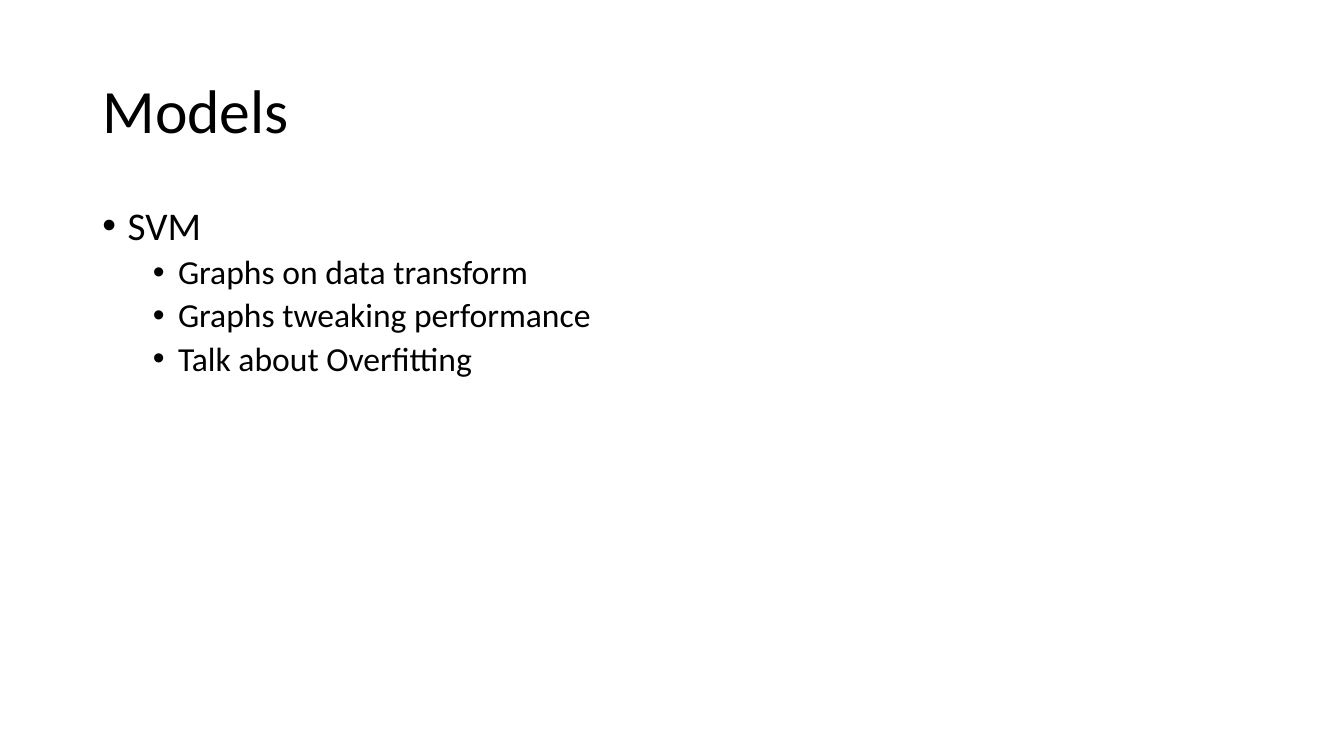
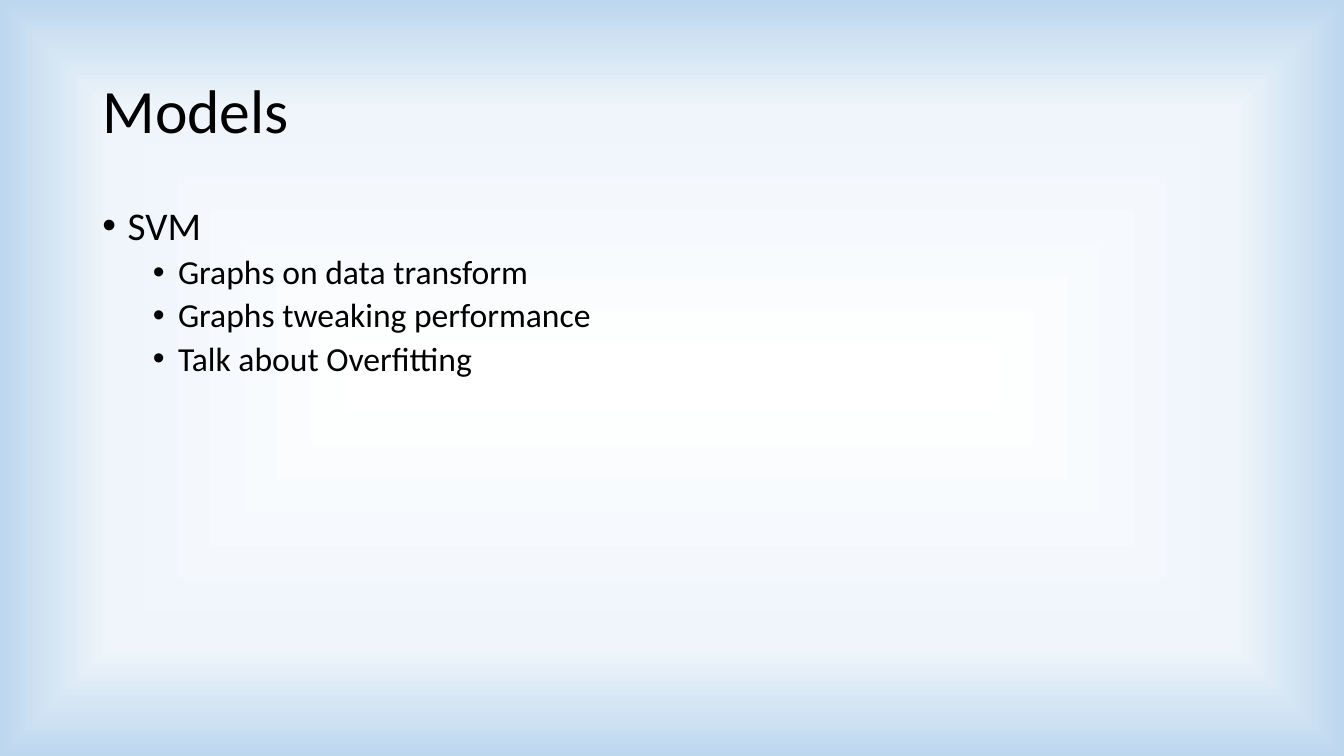
Before and after one commit to akshaymehra24/who-is-more-influential, a slide deck: slide 8 of Predicting Influencers in a Social Network.pptx. Drawn at 1344x756 pixels with LibreOffice and Linux fonts; fonts in the diff are those of the drawing. Boxes give left, top, right and bottom in pixels: in the first picture for what was removed or moved away, otherwise in the second. Text is boxed around its words. In the diff, an @@ line names an element or a change of style, - is before the commit and + after.

```diff
--- a/Predicting Influencers in a Social Network.pptx
+++ b/Predicting Influencers in a Social Network.pptx
@@ background #FFFFFF to gradient #FFFFFF to #EFF5FB to #BDD7EE @@
```
Also in this commit, not shown: 11 other slides changed, 1 slide added, 1 slide removed.
